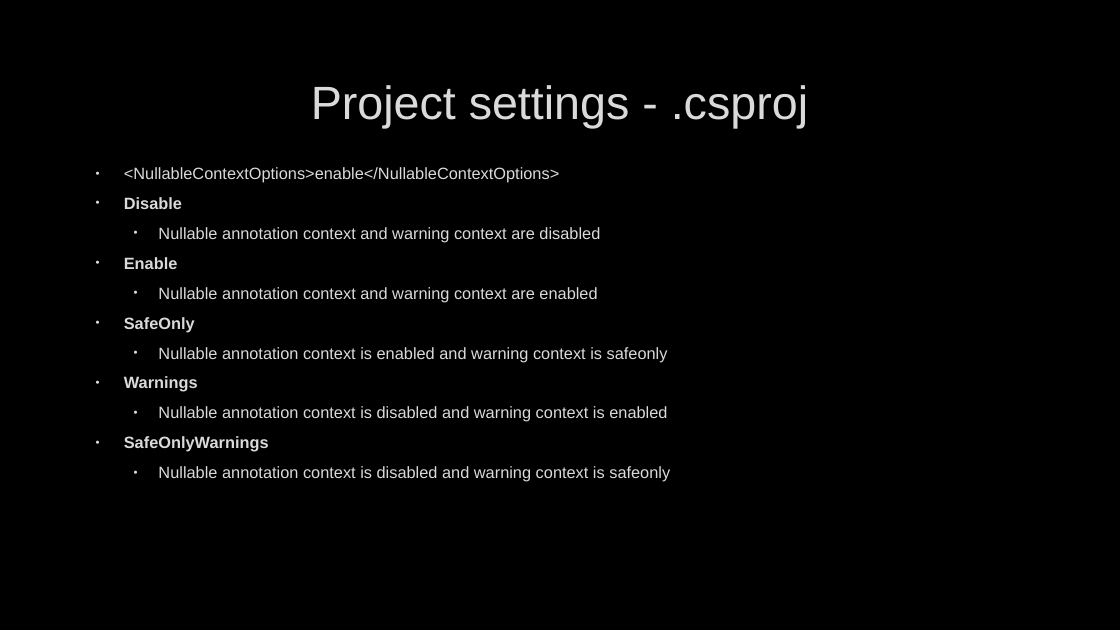
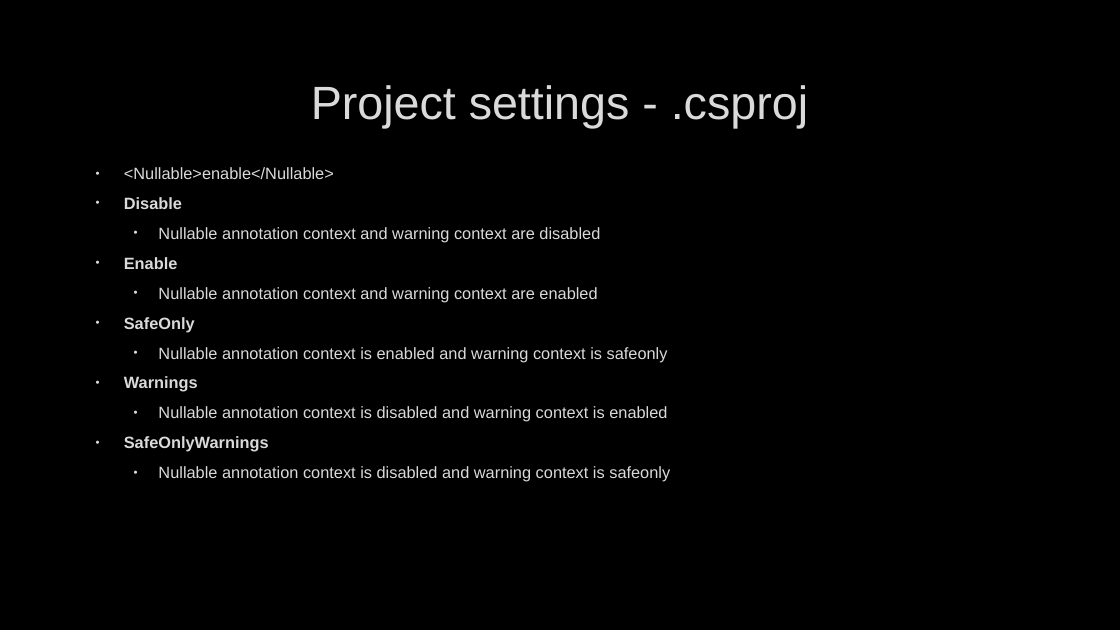
Before and after one commit to PetruRitivoiu/csharp8, a slide deck: slide 24 of C# 8.0.pptx. Drawn at 1120x630 pixels with LibreOffice and Linux fonts; fonts in the diff are those of the drawing; background and template pictures are left out. Boxes give left, top, right and bottom in pixels: in the first picture for what was removed or moved away, otherwise in the second. Text is boxed around its words. In the diff, an @@ line names an element or a change of style, - is before the commit and + after.

Commit message:
Updated ppt (NullableContextOptions changed into Nullable since .net core preview 6)

```diff
--- a/C# 8.0.pptx
+++ b/C# 8.0.pptx
@@ text at <box>124,167,334,179</box>: text changed @@
-• <NullableContextOptions>enable</NullableContextOptions>
+• <Nullable>enable</Nullable>
```
Also in this commit, not shown: 1 other slide changed.
